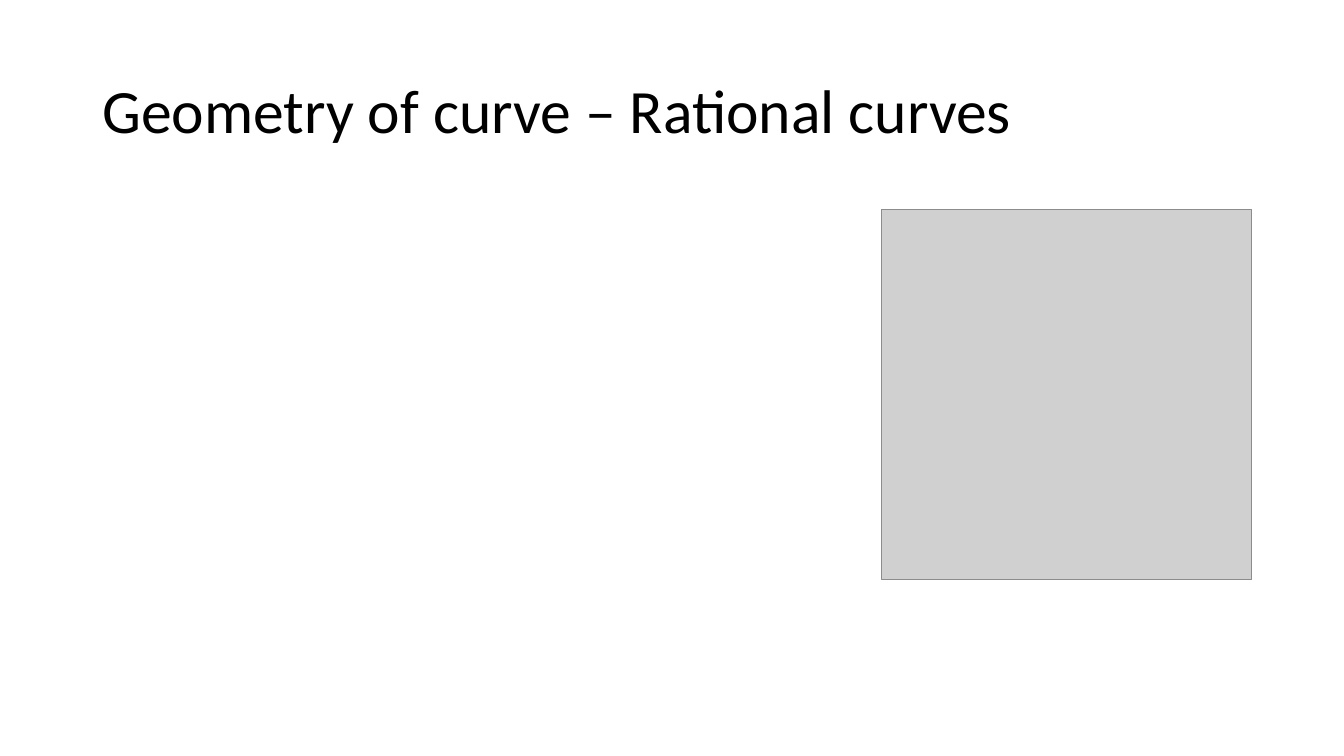
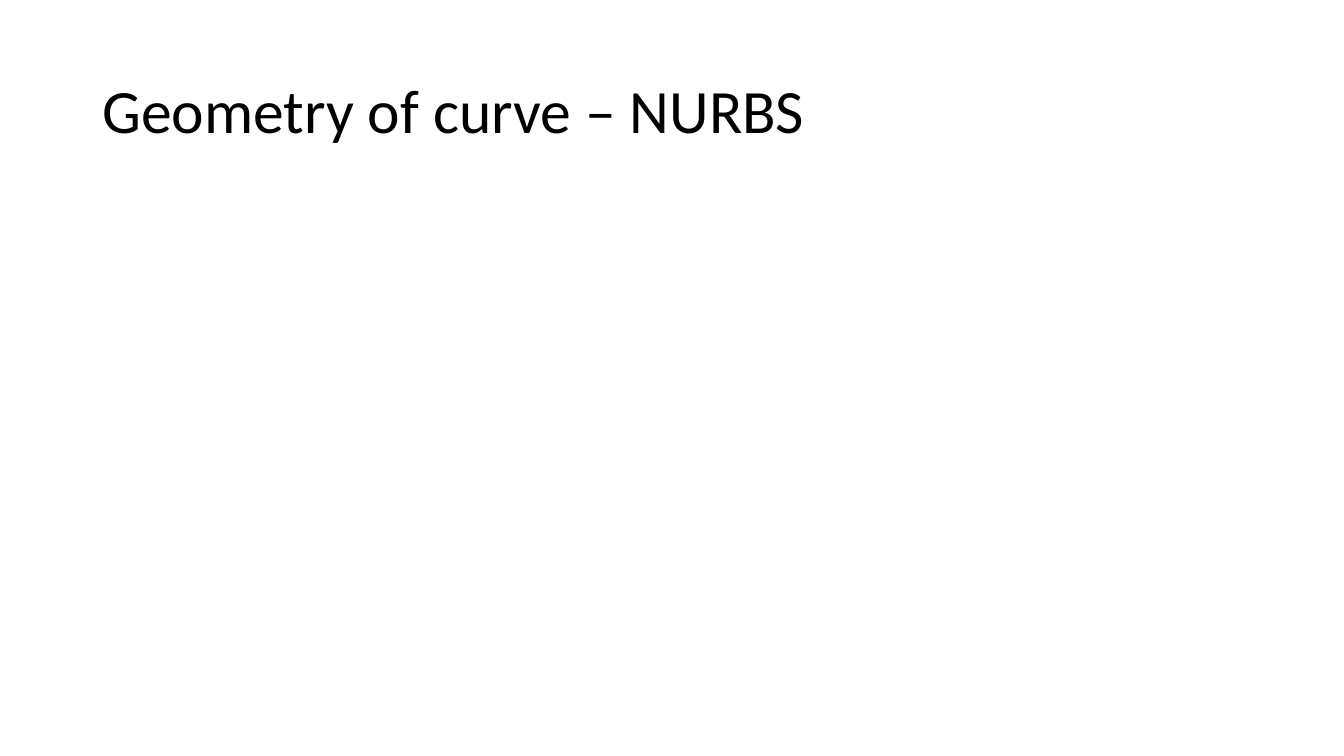
Before and after one commit to Jinny-Ching/cad_cam_course, a slide deck: slide 48 of CAD_CAM.pptx (slide 44 before the commit). Drawn at 1344x756 pixels with LibreOffice and Linux fonts; fonts in the diff are those of the drawing; grey boxes stand for pictures. Boxes give left, top, right and bottom in pixels: in the first picture for what was removed or moved away, otherwise in the second. Text is boxed around its words. In the diff, an @@ line names an element or a change of style, - is before the commit and + after.

```diff
--- a/CAD_CAM.pptx
+++ b/CAD_CAM.pptx
@@ title at bbox=[102, 90, 804, 143]: text changed @@
-Geometry of curve – Rational curves
+Geometry of curve – NURBS
@@ picture removed at bbox=[881, 209, 1251, 579] @@
```
Also in this commit, not shown: 7 other slides changed, 4 slides added, 1 slide removed.
